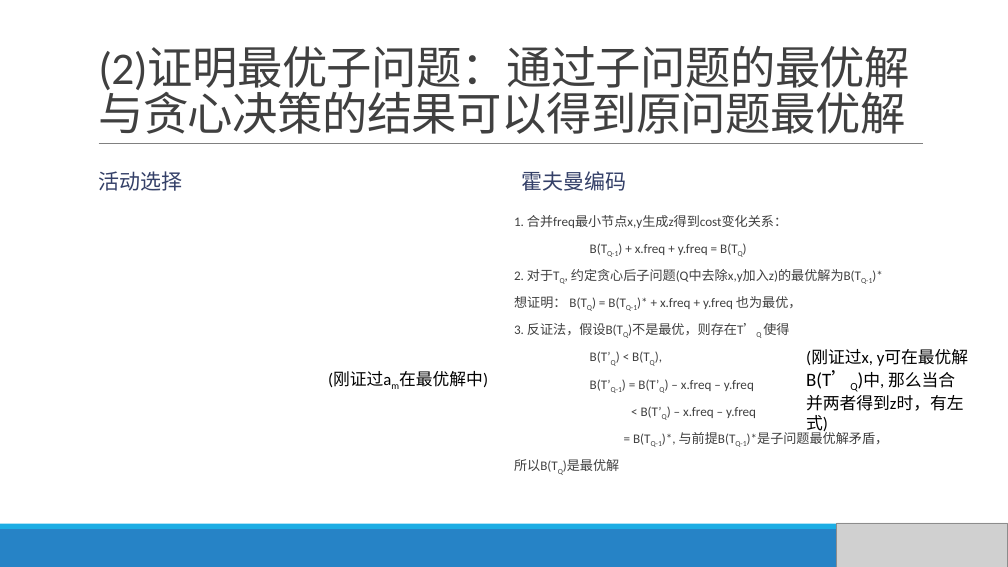
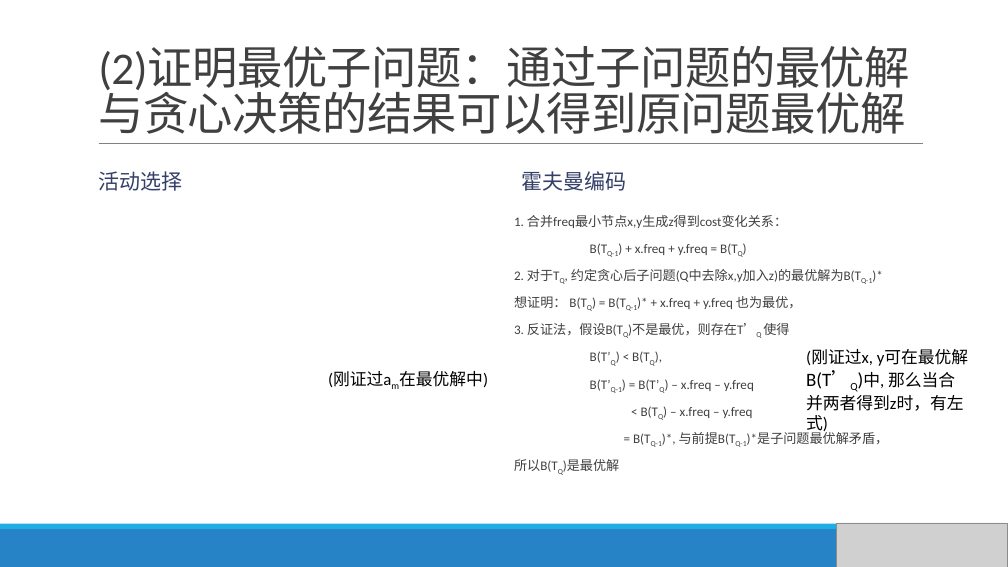
Before and after one commit to qiaochen/NLPLecturePreparation, a slide deck: slide 31 of 动态规划.pptx. Drawn at 1008x567 pixels with LibreOffice and Linux fonts; fonts in the diff are those of the drawing; grey boxes stand for pictures; background and template pictures are left out. Boxes give left, top, right and bottom in pixels: in the first picture for what was removed or moved away, otherwise in the second. Text is boxed around its words. In the diff, an @@ line names an element or a change of style, - is before the commit and + after.

Commit message:
update

```diff
--- a/动态规划.pptx
+++ b/动态规划.pptx
@@ text at bbox=[641, 406, 753, 418]: text changed @@
-< B(T’Q) – x.freq – y.freq
+< B(TQ) – x.freq – y.freq
```
Also in this commit, not shown: 3 other slides changed.
